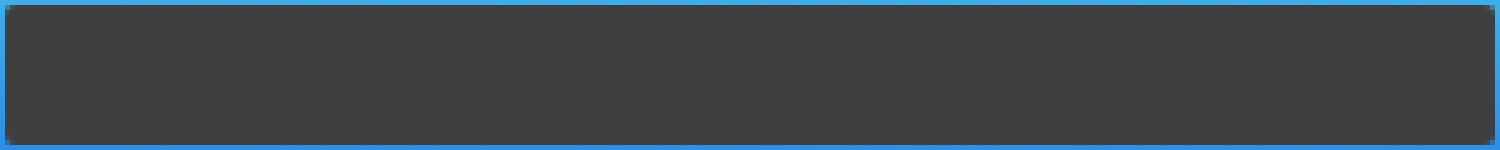
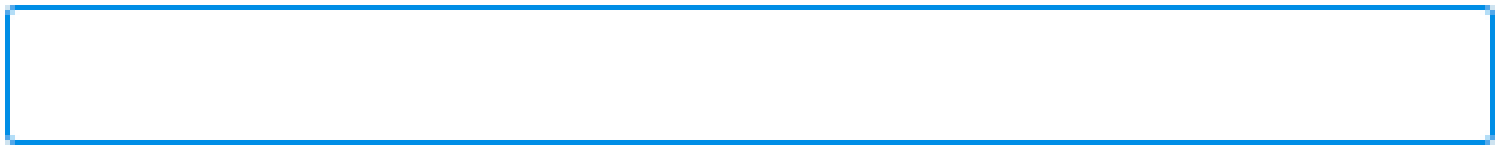
Layered file, before and after one edit (1500 x 150). Changes by layer:
showed "color gtk", painted on it over <box>0,0,1500,150</box>
hid "color" over <box>0,0,1500,150</box>
showed "background gtk", painted on it over <box>0,0,1500,150</box>
hid "background" over <box>0,0,1500,150</box>
